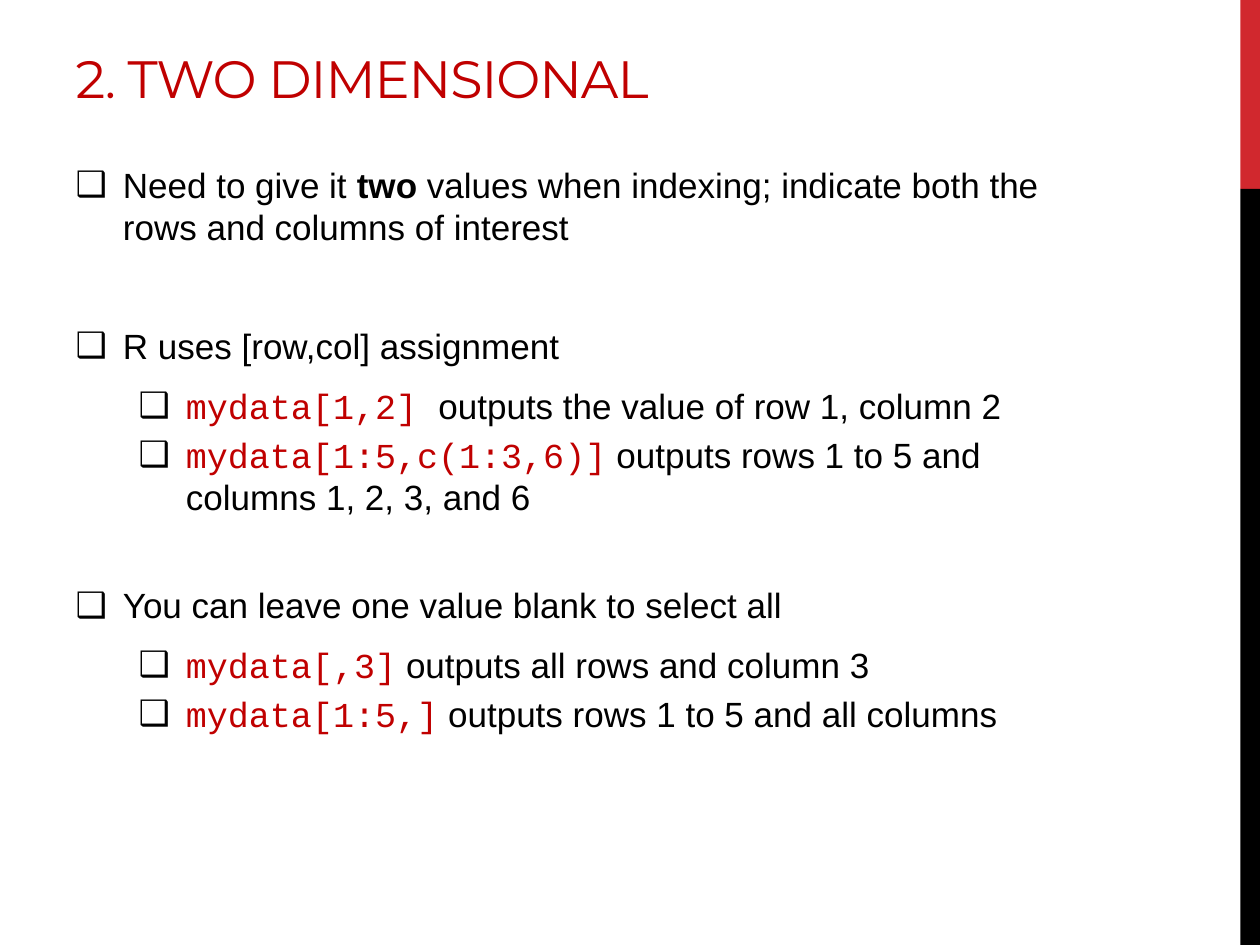
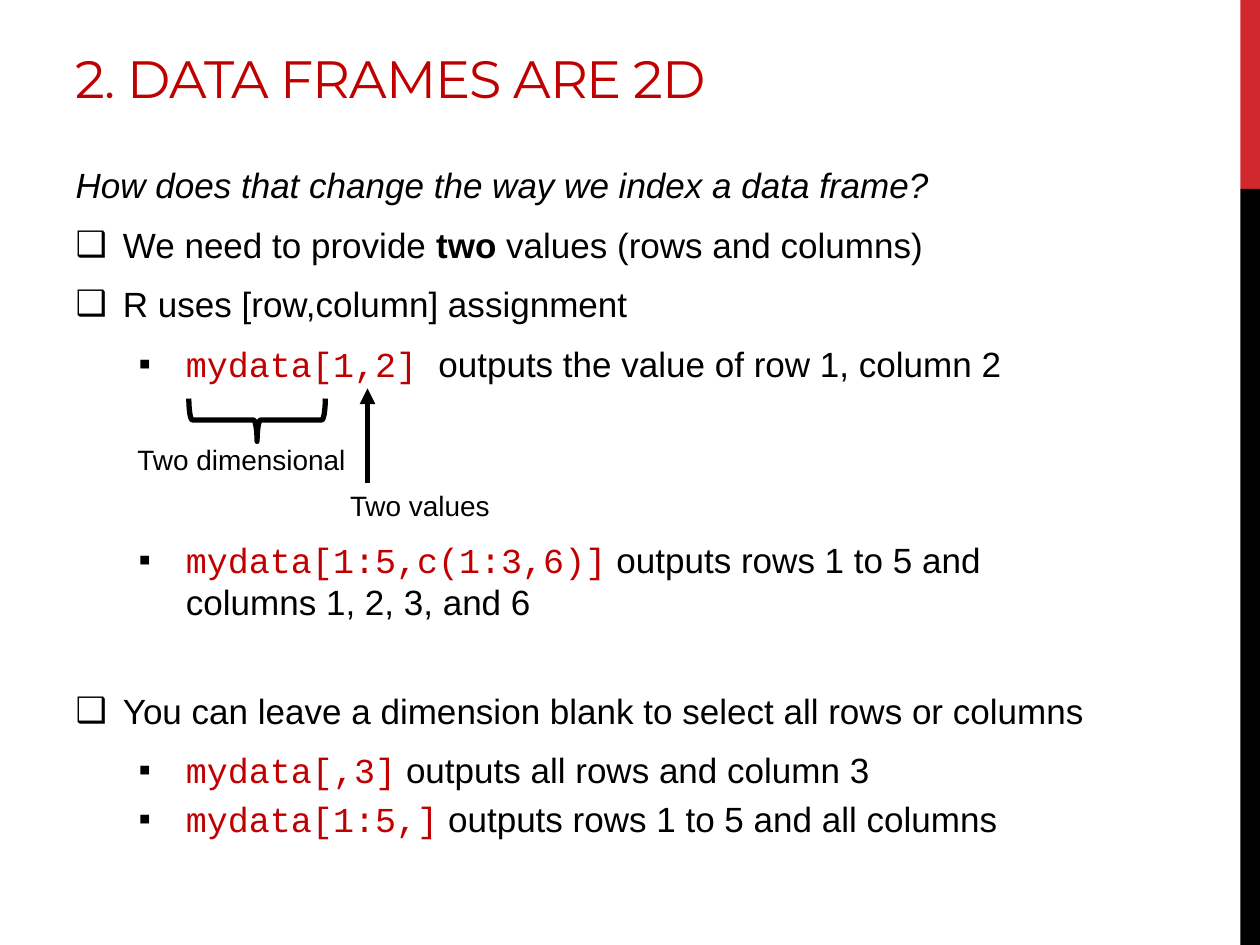
Before and after one commit to DanielleQuinn/RBarMUN, a slide deck: slide 21 of IntroWorkshop/RBar_IntroII.pptx (slide 22 before the commit). Drawn at 1260x945 pixels with LibreOffice and Linux fonts; fonts in the diff are those of the drawing. Boxes give left, top, right and bottom in pixels: in the first picture for what was removed or moved away, otherwise in the second. Text is boxed around its words. In the diff, an @@ line names an element or a change of style, - is before the commit and + after.

```diff
--- a/IntroWorkshop/RBar_IntroII.pptx
+++ b/IntroWorkshop/RBar_IntroII.pptx
@@ title at <box>76,61,706,99</box>: text changed @@
-2. TWO DIMENSIONAL
+2. DATA FRAMES ARE 2D
@@ text at <box>76,172,928,324</box>: text changed @@
-❑ Need to give it two values when indexing; indicate both the rows and columns of interest
-❑ R uses [row,col] assignment
+How does that change the way we index a data frame?
+❑ We need to provide two values (rows and columns)
+❑ R uses [row,column] assignment
@@ text at <box>186,351,1001,840</box>: bullet ❑ to ▪ @@
@@ arrow added from (368, 484) to (368, 388), #000000 3 pt @@
@@ right brace added at <box>189,398,325,441</box>, outline #000000 3 pt @@
@@ text added at <box>137,449,345,471</box>, 16 pt, text #000000 @@
+Two dimensional
@@ text added at <box>350,495,490,517</box>, 16 pt, text #000000 @@
+Two values
@@ text at <box>123,698,1083,725</box>: text changed @@
-❑ You can leave one value blank to select all
+❑ You can leave a dimension blank to select all rows or columns
```
Also in this commit, not shown: 23 other slides changed, 3 slides added, 5 slides removed.
